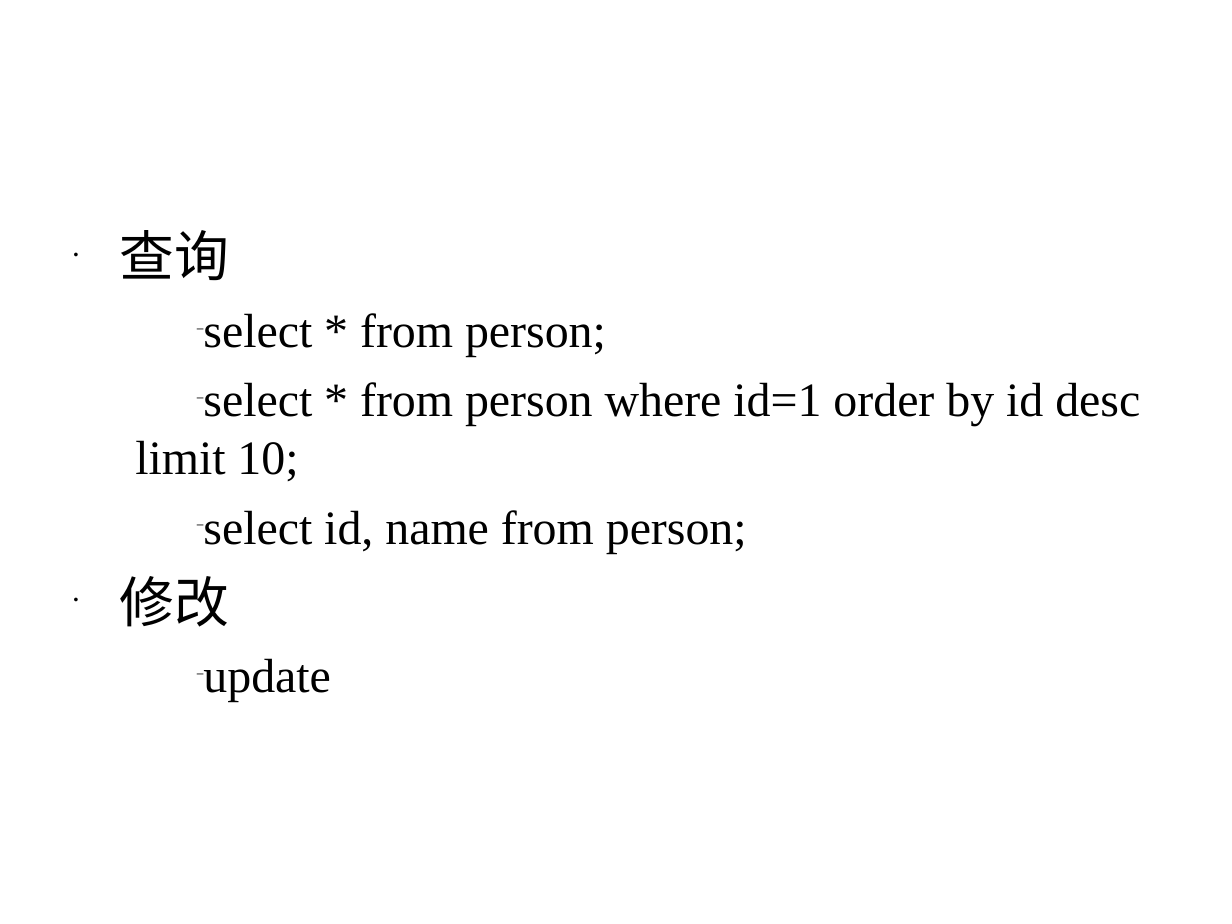
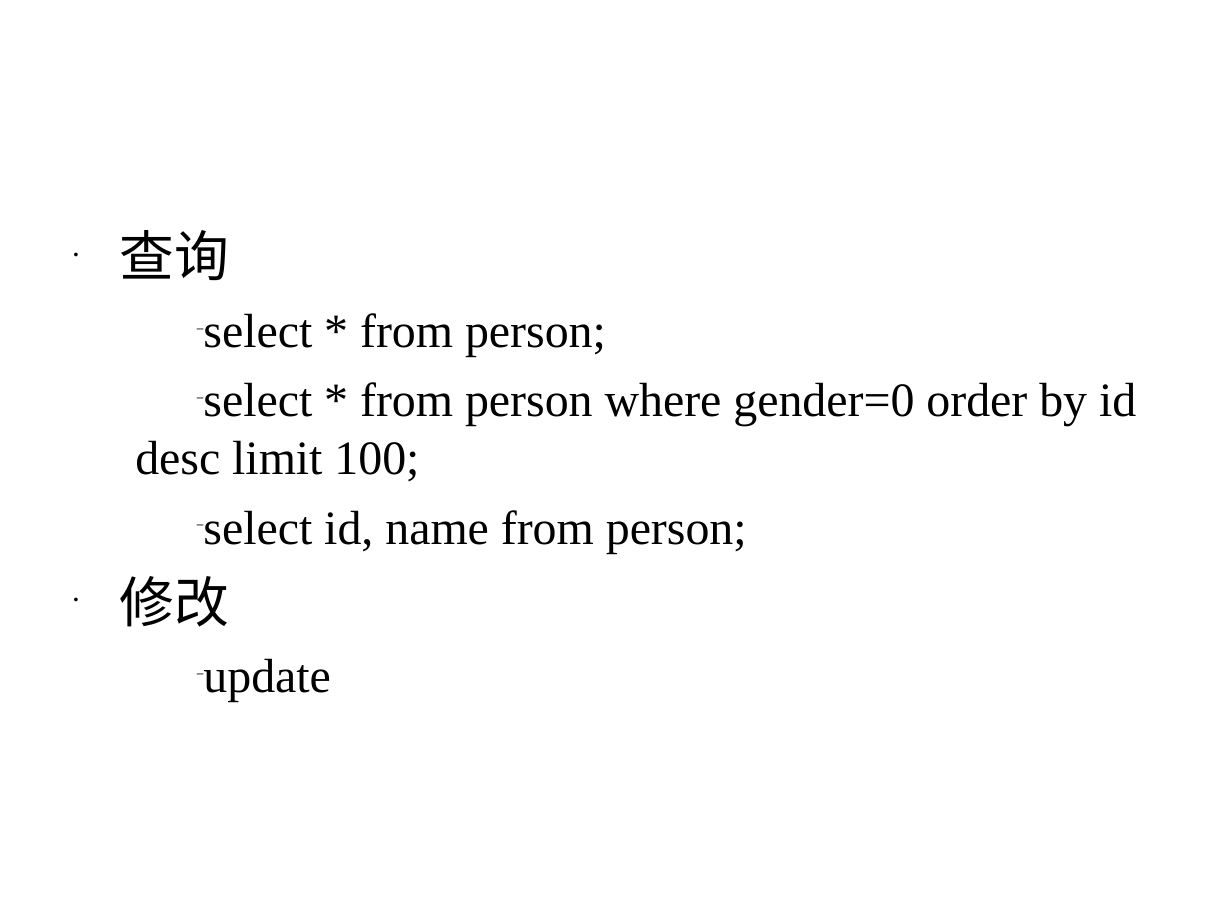
Before and after one commit to zhutao2015/JavaCourse, a slide deck: slide 5 of lesson11/DB.ppt. Drawn at 1232x924 pixels with LibreOffice and Linux fonts; fonts in the diff are those of the drawing. Boxes give left, top, right and bottom in pixels: in the first picture for what was removed or moved away, otherwise in the second. Text is boxed around its words. In the diff, an @@ line names an element or a change of style, - is before the commit and + after.

```diff
--- a/lesson11/DB.ppt
+++ b/lesson11/DB.ppt
@@ text at (135, 382, 1136, 481): text changed @@
-  – select * from person where id=1 order by id desc limit 10;
+  – select * from person where gender=0 order by id desc limit 100;
```
Also in this commit, not shown: 2 other slides changed.
